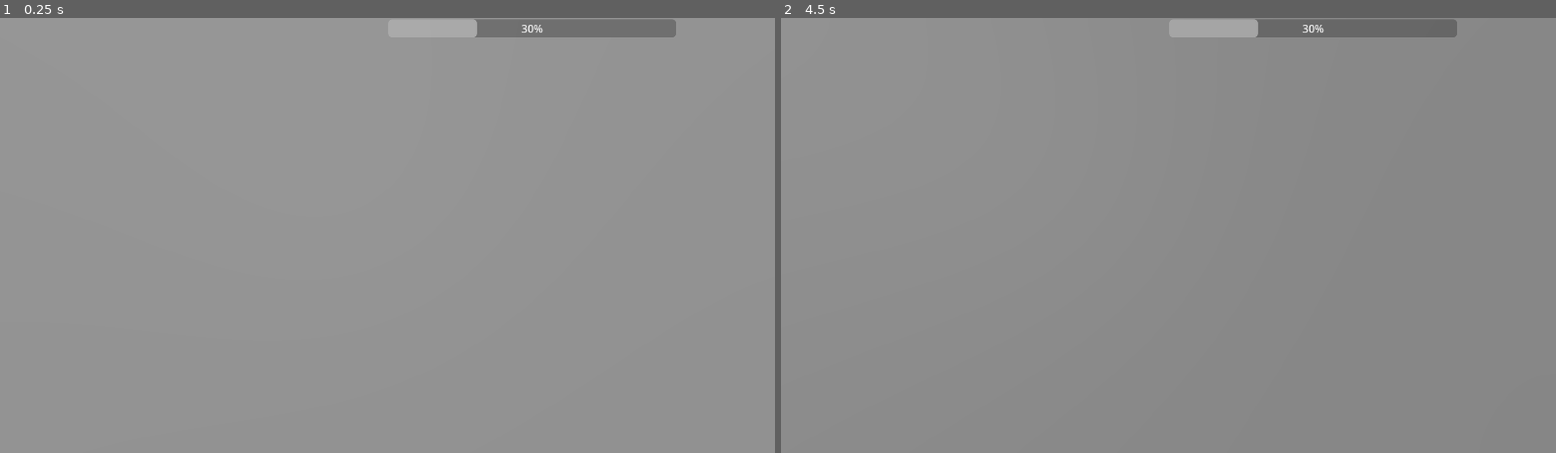
Above: before the commit, frames 1-2 (left to right).
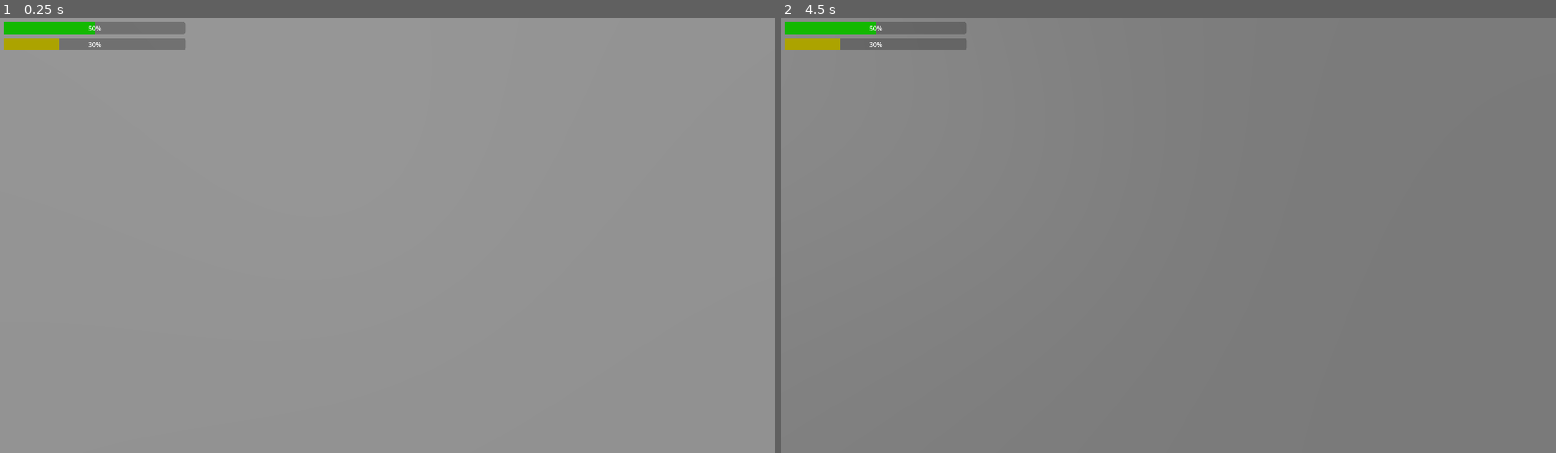
Above: after the commit, the same moments.

Repository: zalt00/SlipFeetpics
Game: Godot game, scene res://scenes/picking_up_demo.tscn
Two runs of this game, one before a commit and one after it. Both use one fixed random seed, a clock stepped at 60 frames per second and the inputs below. The project has no main scene, so this scene is started directly.
Inputs (mouse positions are in pixels of both pictures, inside the frame that each line leads up to):
- Up to frame 1 (0.25 s): no input
- Up to frame 2 (4.5 s): tap Enter (ui_accept) at 0.5, 0.77, 1.25, 1.52, 2, 2.75, 3.02, 3.5, 3.77, 4.25 s; move the mouse to (1207, 235) at 0.52 s; hold W (avant) from 0.53 s (still down); tap S (arrière) at 0.6 s; move the mouse to (1129, 235) at 1.27 s; click (1129, 235) at 1.35 s; move the mouse to (1184, 226) at 2.02 s; tap Z at 2.1 s; move the mouse to (1160, 244) at 2.77 s; tap E at 2.85 s; move the mouse to (1222, 239) at 3.52 s; tap Shift at 3.6 s; move the mouse to (1106, 231) at 4.27 s; tap Alt at 4.35 s

The runs differ from the first frame. In frame 1, 2.3% of the frame differs, in the area x 0-88%, y 0-8%; in frame 2, 1.8%.

Commit message:
health_bar_not_working
faut la faire bouger mtn

Diff:
--- a/project.godot
+++ b/project.godot
@@ -16,6 +16,8 @@
 
 [display]
 
+window/size/viewport_width=1920
+window/size/viewport_height=1080
 window/size/mode=2
 
 [input]
--- a/scenes/fps_player.tscn
+++ b/scenes/fps_player.tscn
@@ -1,9 +1,11 @@
-[gd_scene load_steps=8 format=3 uid="uid://bjqcqg24t4o3"]
+[gd_scene load_steps=10 format=3 uid="uid://bjqcqg24t4o3"]
 
 [ext_resource type="Script" path="res://scripts/player.gd" id="1_3j6es"]
 [ext_resource type="PackedScene" uid="uid://bigttmwopa71u" path="res://scenes/camera_items.tscn" id="2_f1rdo"]
 [ext_resource type="Material" uid="uid://l5iu0nejt7o3" path="res://materials/white.tres" id="3_ie03h"]
 [ext_resource type="PackedScene" uid="uid://co4lu1l5fa6ou" path="res://scenes/antimatter_player_node.tscn" id="3_p4fqn"]
+[ext_resource type="Theme" uid="uid://bn8rgdmv7kvuf" path="res://themes/illumination_level.tres" id="5_5cn51"]
+[ext_resource type="Theme" uid="uid://dpyaubnhngg7k" path="res://themes/health_bar.tres" id="5_we0pa"]
 
 [sub_resource type="BoxMesh" id="BoxMesh_bn3hq"]
 size = Vector3(0.1, 1.8, 0.1)
@@ -58,10 +60,28 @@
 material_override = ExtResource("3_ie03h")
 mesh = SubResource("PlaneMesh_odakh")
 
-[node name="IlluminationLevel" type="ProgressBar" parent="."]
-offset_left = 577.0
-offset_top = 2.0
-offset_right = 1005.0
-offset_bottom = 29.0
+[node name="HUD" type="Control" parent="."]
+layout_mode = 3
+anchors_preset = 0
+offset_right = 1920.0
+offset_bottom = 1081.0
+
+[node name="BarHealth" type="ProgressBar" parent="HUD"]
+layout_mode = 1
+offset_left = 10.0
+offset_top = 10.0
+offset_right = 460.0
+offset_bottom = 40.0
+theme = ExtResource("5_we0pa")
+value = 50.0
+
+[node name="IlluminationLevel" type="ProgressBar" parent="HUD"]
+layout_mode = 1
+offset_left = 10.0
+offset_top = 50.0
+offset_right = 460.0
+offset_bottom = 80.0005
+theme = ExtResource("5_5cn51")
 max_value = 1.0
 step = 0.001
+value = 0.5
--- a/scripts/player.gd
+++ b/scripts/player.gd
@@ -14,7 +14,7 @@
 @onready var sub_viewport := $SubViewport
 @onready var light_detection := $SubViewport/light_detection
 @onready var texture_rect := $TextureRect
-@onready var progress_bar := $IlluminationLevel
+@onready var progress_bar := $HUD/IlluminationLevel
 
 @export var breakable: CSGCombiner3D
 
@@ -29,14 +29,13 @@
 var illum_level = 0.0
 
 var menu = false
+var health = 100.0
 
 func _ready():
 	sub_viewport.debug_draw = 2
 	Input.set_mouse_mode(Input.MOUSE_MODE_CAPTURED)
 
 	antimatter_shotgun.breakable = breakable
-
-
 
 func _update_movement(delta):
 	if not is_on_floor():
@@ -110,8 +109,6 @@
 	illum_level = img.get_pixel(0, 0).r
 	progress_bar.value = illum_level
 
-
-
 func _input(event):
 	# Receives mouse motion
 	if event is InputEventMouseMotion and not menu:
--- /dev/null
+++ b/themes/health_bar.tres
@@ -0,0 +1,7 @@
+[gd_resource type="Theme" load_steps=2 format=3 uid="uid://dpyaubnhngg7k"]
+
+[sub_resource type="StyleBoxFlat" id="StyleBoxFlat_mddje"]
+bg_color = Color(0.0747174, 0.726801, 0, 1)
+
+[resource]
+ProgressBar/styles/fill = SubResource("StyleBoxFlat_mddje")
--- /dev/null
+++ b/themes/illumination_level.tres
@@ -0,0 +1,7 @@
+[gd_resource type="Theme" load_steps=2 format=3 uid="uid://bn8rgdmv7kvuf"]
+
+[sub_resource type="StyleBoxFlat" id="StyleBoxFlat_lif45"]
+bg_color = Color(0.674661, 0.639561, 1.92523e-07, 1)
+
+[resource]
+ProgressBar/styles/fill = SubResource("StyleBoxFlat_lif45")
Not shown: 1 places in scenes/levels/level_1.tscn that only renumber resources
Not shown: 1 places in scenes/timer.tscn that only renumber resources
